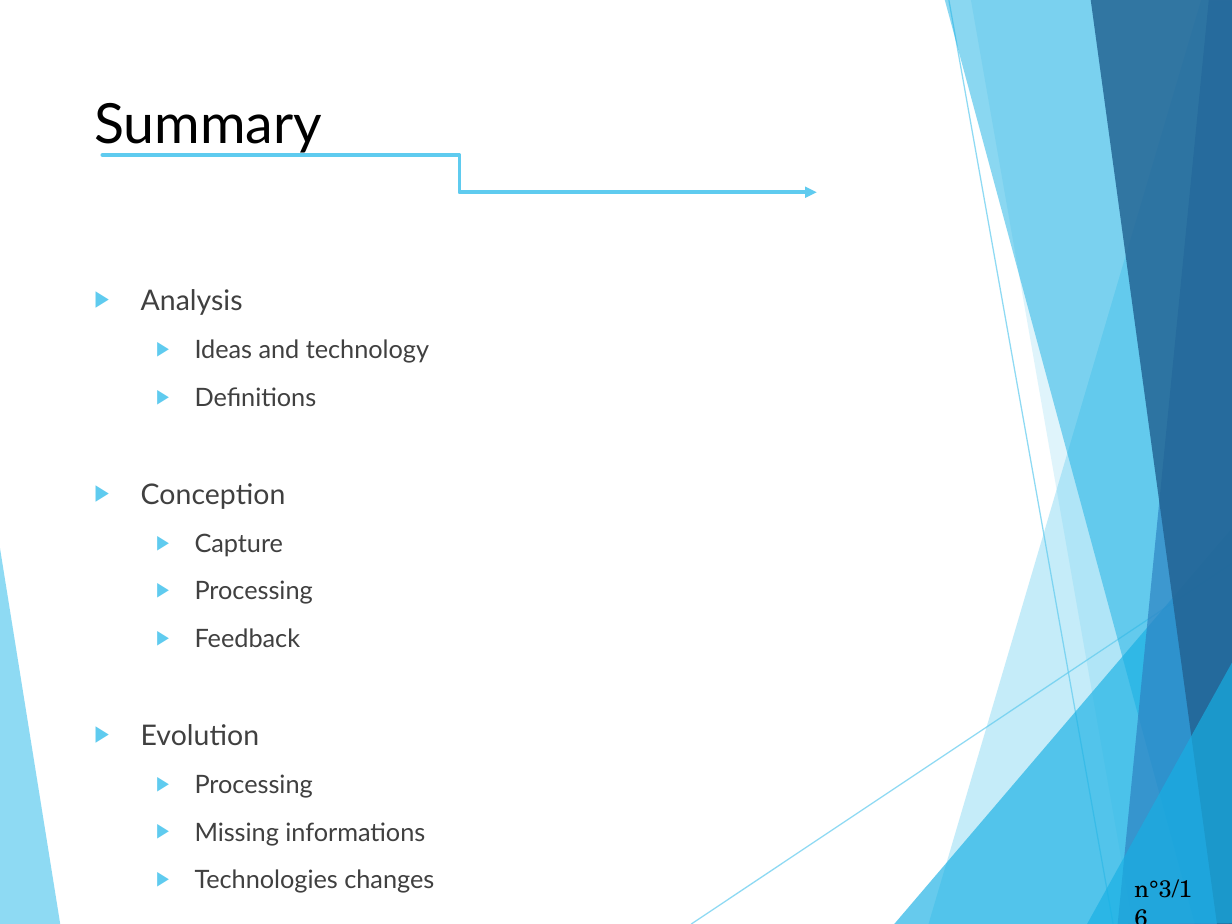
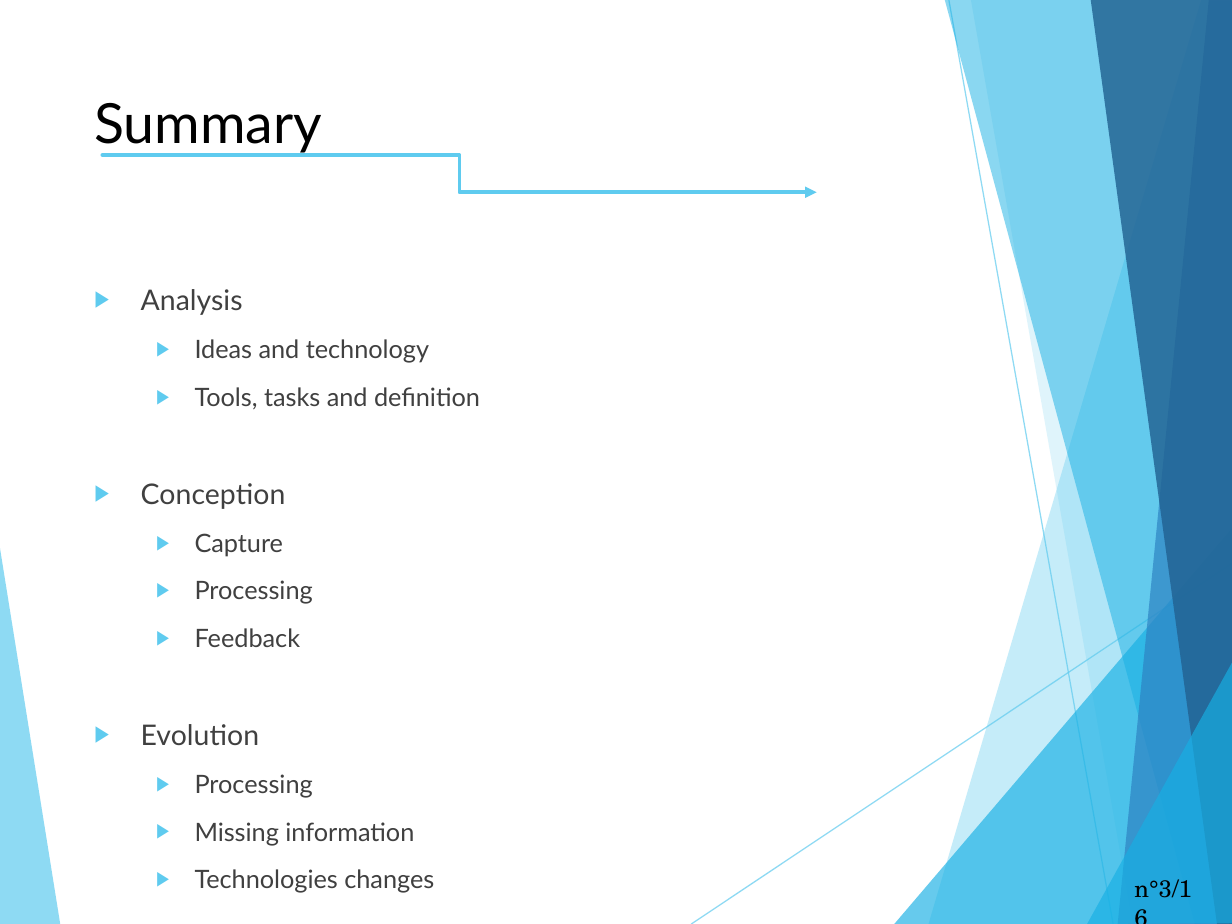
Before and after one commit to Terrasse/Dontforgetthelyrics, a slide deck: slide 3 of English_project.pptx. Drawn at 1232x924 pixels with LibreOffice and Linux fonts; fonts in the diff are those of the drawing. Boxes give left, top, right and bottom in pixels: in the first picture for what was removed or moved away, otherwise in the second. Text is boxed around its words. In the diff, an @@ line names an element or a change of style, - is before the commit and + after.

```diff
--- a/English_project.pptx
+++ b/English_project.pptx
@@ text at (x1=195, y1=387, x2=480, y2=409): text changed @@
-  ▶ Definitions
+  ▶ Tools, tasks and definition
@@ text at (x1=195, y1=822, x2=414, y2=845): text changed @@
-  ▶ Missing informations
+  ▶ Missing information
```
Also in this commit, not shown: 9 other slides changed, 1 slide added, 7 other files.
